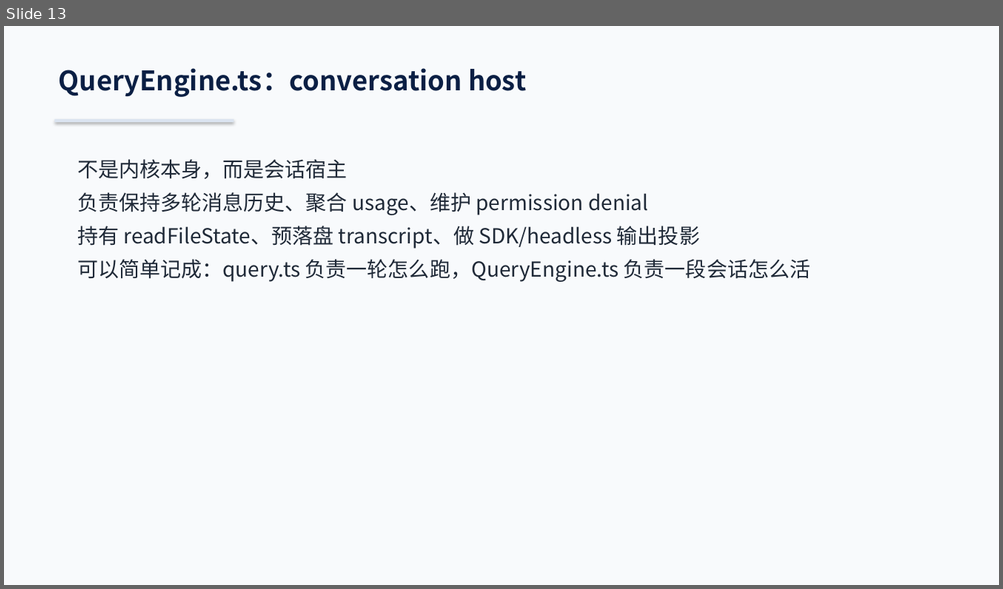
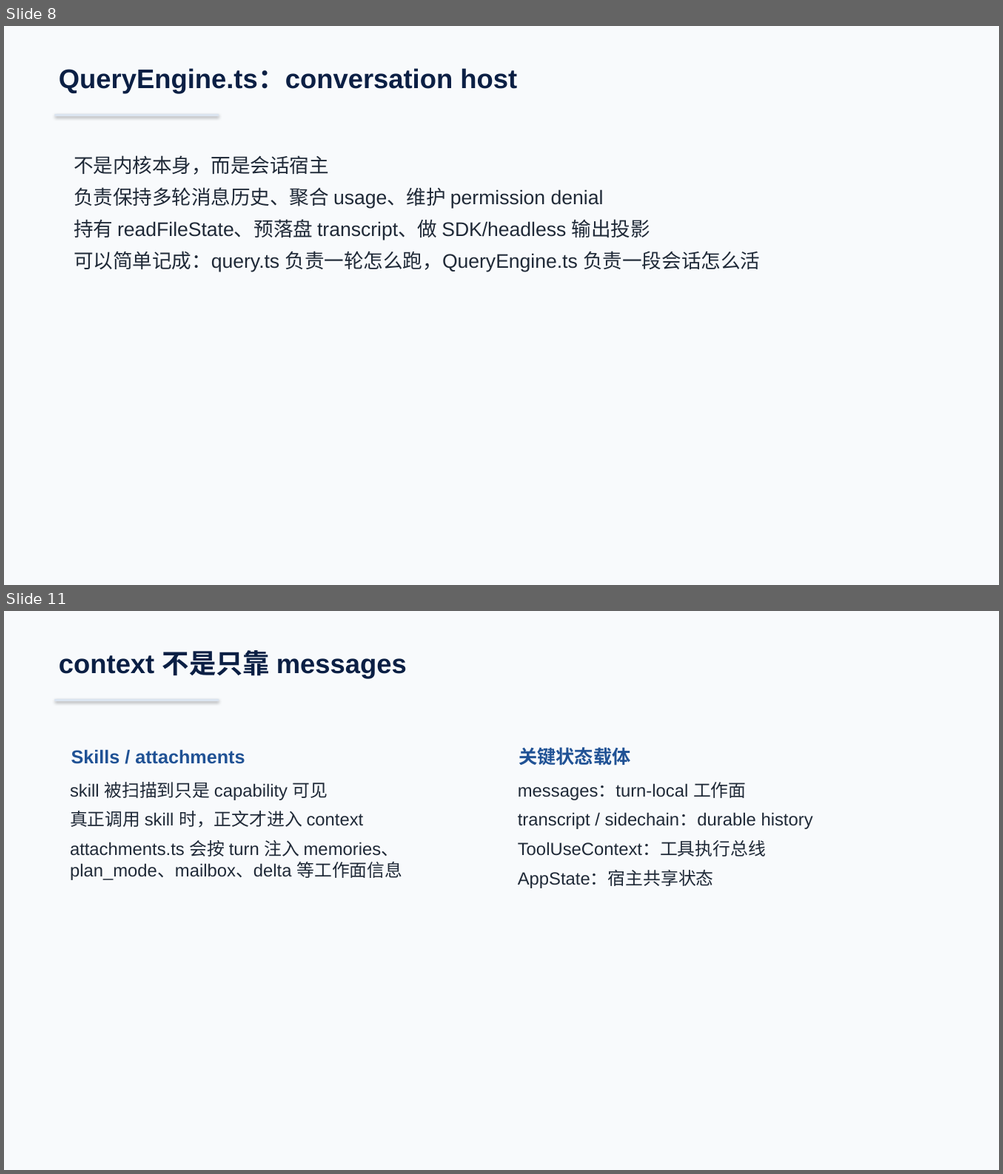
Before and after one commit to boboliu-1010/ccode, a slide deck: docs/zh/00-代码总览与运行时走读-WPS兼容版.pptx. Shown one above the other, each under a label of ours: slide 13 before the commit, slides 8 and 11 after it; the slides between them are not shown. The pictures are 1003x589 and 1003x1174 pixels, drawn with LibreOffice and Linux fonts; fonts in the diff are those of the drawing. Boxes give left, top, right and bottom in pixels: in the first picture for what was removed or moved away, otherwise in the second. Text is boxed around its words. In the diff, an @@ line names an element or a change of style, - is before the commit and + after.

```diff
--- a/docs/zh/00-代码总览与运行时走读-WPS兼容版.pptx
+++ b/docs/zh/00-代码总览与运行时走读-WPS兼容版.pptx
@@ slide 11 added at [4,611,999,1170], background #F8FAFC @@
@@ text added at [59,650,407,678], 26 pt, text #0B1F44, bold @@
+context 不是只靠 messages
@@ rectangle added at [55,699,219,701], fill #DBE4F0 @@
@@ text added at [71,749,244,764], 18 pt, text #205295, bold @@
+Skills / attachments
@@ text added at [518,747,630,766], 18 pt, text #205295, bold @@
+关键状态载体
@@ text added at [70,782,402,880], 17 pt, text #1F2937 @@
+skill 被扫描到只是 capability 可见
+真正调用 skill 时，正文才进入 context
+attachments.ts 会按 turn 注入 memories、plan_mode、mailbox、delta 等工作面信息
@@ text added at [518,782,813,889], 17 pt, text #1F2937 @@
+messages：turn-local 工作面
+transcript / sidechain：durable history
+ToolUseContext：工具执行总线
+AppState：宿主共享状态
@@ what was slide 13 is now slide 8 @@
@@ slide 8 changed as well @@
@@ text "QueryEngine.ts：conversation host" at [59,68,517,93]: font Noto Sans CJK SC to Arial @@
@@ rectangle: place and size @@
-rectangle at [55,119,234,122]
+rectangle at [55,114,219,116]
@@ text "不是内核本身，而是会话宿主" at [74,156,760,272]: size 20 to 19 pt, font Noto Sans CJK SC to Arial @@
```
Also in this commit, not shown: 10 other slides changed, 4 other slides added, 20 slides removed, 1 other file.
